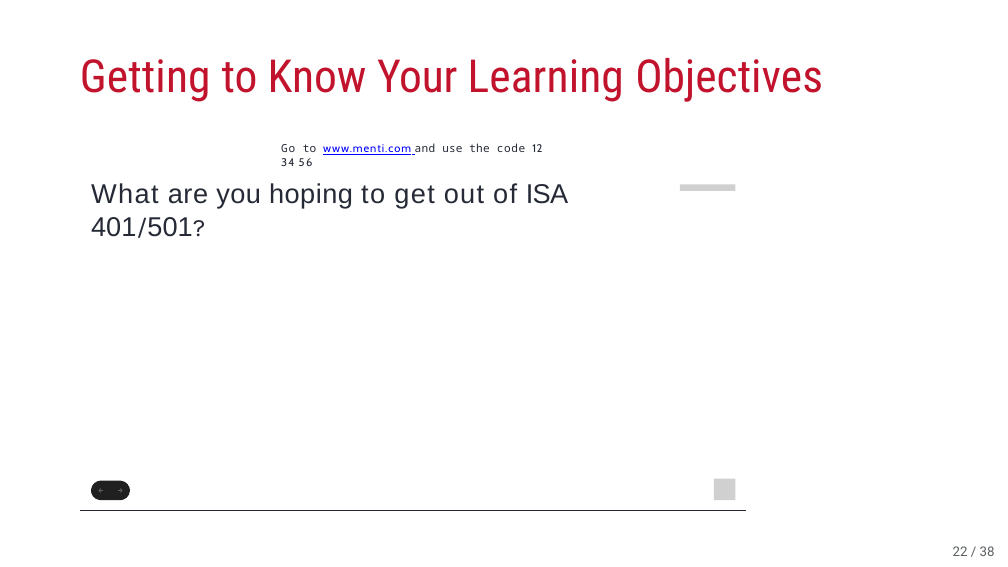
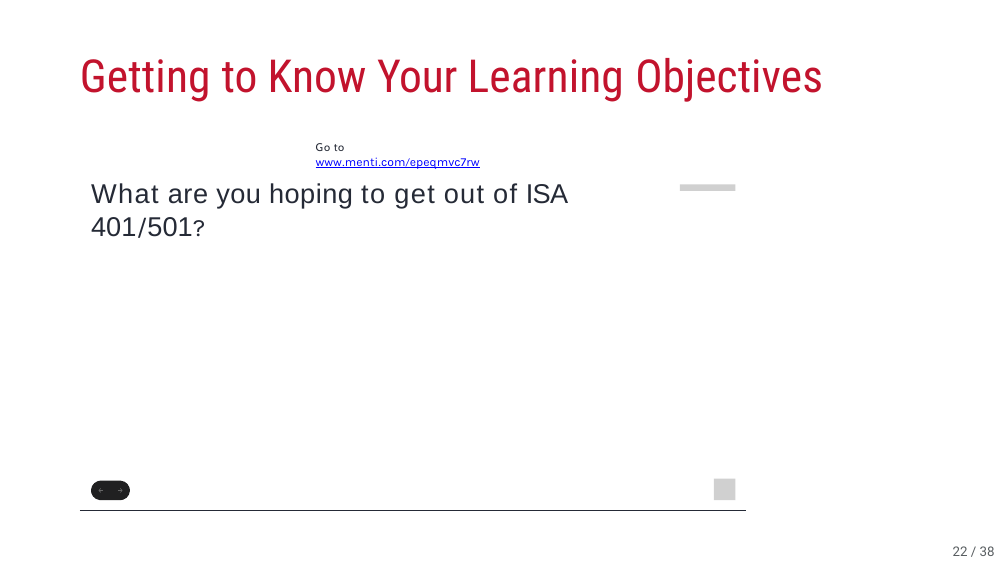
Before and after one commit to fmegahed/isa401, a slide deck: slide 25 of ppts/01_introduction.pptx. Drawn at 1008x567 pixels with LibreOffice and Linux fonts; fonts in the diff are those of the drawing; grey boxes stand for pictures. Boxes give left, top, right and bottom in pixels: in the first picture for what was removed or moved away, otherwise in the second. Text is boxed around its words. In the diff, an @@ line names an element or a change of style, - is before the commit and + after.

```diff
--- a/ppts/01_introduction.pptx
+++ b/ppts/01_introduction.pptx
@@ text at (316, 143, 480, 169): text changed; size 10 to 11 pt; font Cabin to Karla; text colour #252A36 to #0000FF @@
-Go to www.menti.com and use the code 12 34 56
+Go to www.menti.com/epeqmvc7rw
```
Also in this commit, not shown: 2 other slides changed, 45 other files.
